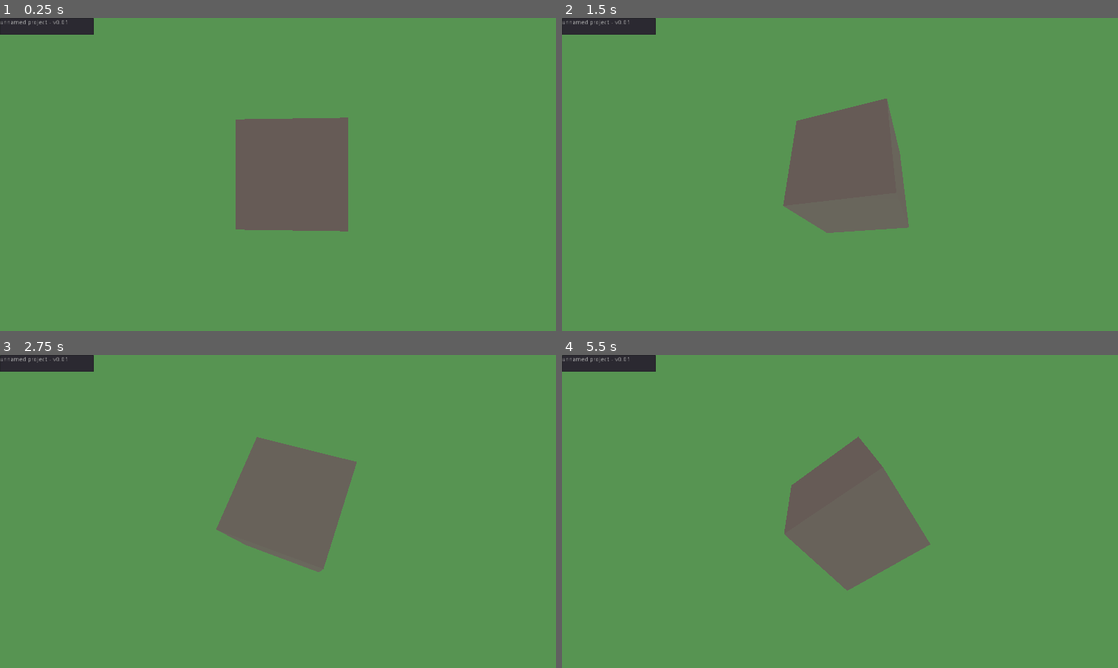
Above: before the commit, frames 1-4 (two rows, left to right).
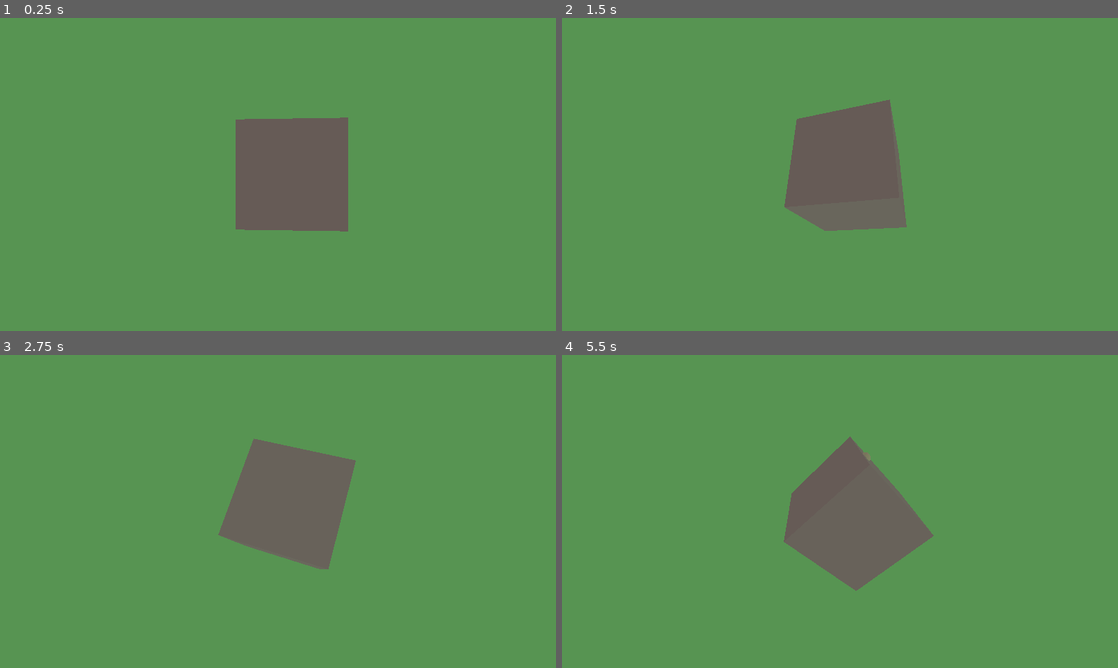
Above: after the commit, the same moments.

Repository: aojg/shizen
Game: Godot game, scene res://Scenes/main.tscn
The game is run twice, just before and just after one commit, with the same random seed, the same clock (stepped at 60 frames per second) and the same inputs. The project has no main scene, so this scene is started directly.
Inputs (mouse positions are in pixels of both pictures, inside the frame that each line leads up to):
- Up to frame 1 (0.25 s): no input
- Up to frame 2 (1.5 s): tap Enter at 0.5 s; move the mouse to (962, 158) at 0.52 s; hold D (move_right) 0.53-1.28 s; click (962, 158) at 0.6 s; move the mouse to (728, 190) at 1.27 s; hold S (move_down) from 1.28 s (still down); click (728, 190) at 1.35 s
- Up to frame 3 (2.75 s): move the mouse to (333, 442) at 2.02 s; release S (move_down) at 2.03 s; hold D (move_right) from 2.03 s (still down); click (333, 442) at 2.1 s
- Up to frame 4 (5.5 s): move the mouse to (812, 574) at 2.77 s; release D (move_right) at 2.78 s; hold W (move_up) 2.78-3.53 s; click (812, 574) at 2.85 s; move the mouse to (1006, 558) at 3.52 s; hold A (move_left) 3.53-5.03 s; click (1006, 558) at 3.6 s; move the mouse to (673, 464) at 4.27 s; click (673, 464) at 4.35 s; move the mouse to (867, 511) at 5.02 s; hold S (move_down) from 5.03 s (still down); click (867, 511) at 5.1 s

The runs differ from the first frame. In frame 1, 0.9% of the frame differs, in the area x 0-17%, y 0-6%; in frame 2, 1.2%; in frame 3, 1.3%; in frame 4, 1.6%, in the area x 0-67%, y 0-76%.
Error after the commit: Invalid set index 'growth_direction' (on base: 'Spatial (CropController.gd)') with value of type 'Nil'. (res://Code/CameraController.gd:21)

Commit message:
Added functionality to spawn 'crops' amongst other unimportant changes.

Diff:
--- a/Code/CameraController.gd
+++ b/Code/CameraController.gd
@@ -1,13 +1,27 @@
 extends Camera
 
 const MOVE_SPEED: float = 2.5
+var crop: Resource = load("res://Scenes/Crop.tscn")
 
 # Called when the node enters the scene tree for the first time.
 func _ready():
 	pass # Replace with function body.
 
+func get_object_under_mouse():
+	var mouse_pos = get_viewport().get_mouse_position()
+	var ray_from = project_ray_origin(mouse_pos)
+	var ray_to = ray_from + project_ray_normal(mouse_pos) * 100.0
+	var space_state = get_world().direct_space_state
+	var selection = space_state.intersect_ray(ray_from, ray_to)
+	return selection
 
 func _physics_process(delta: float) -> void:
+	if Input.is_action_just_pressed("left_click"):
+		var foo: Spatial = crop.instance()
+		foo.growth_direction = get_object_under_mouse().get("normal")
+		foo.translate(get_object_under_mouse().get("position"))
+		get_parent().get_parent().add_child(foo)
+
 	if Input.is_action_pressed("move_right"):
 		get_parent().rotate_object_local(Vector3.UP, MOVE_SPEED * delta)
 	if Input.is_action_pressed("move_left"):
--- /dev/null
+++ b/Code/PlanetController.gd
@@ -0,0 +1,9 @@
+extends StaticBody
+
+# Declare member variables here. Examples:
+# var a: int = 2
+# var b: String = "text"
+
+# Called when the node enters the scene tree for the first time.
+func _ready() -> void:
+	pass # Replace with function body.
--- /dev/null
+++ b/Scenes/Crop.tscn
@@ -0,0 +1,18 @@
+[gd_scene load_steps=4 format=2]
+
+[ext_resource path="res://Scenes/CropController.gd" type="Script" id=1]
+
+[sub_resource type="SpatialMaterial" id=2]
+
+[sub_resource type="SphereMesh" id=1]
+material = SubResource( 2 )
+
+[node name="Crop" type="Spatial"]
+script = ExtResource( 1 )
+
+[node name="RigidBody" type="RigidBody" parent="."]
+
+[node name="MeshInstance" type="MeshInstance" parent="."]
+transform = Transform( 0.1, 0, 0, 0, 0.1, 0, 0, 0, 0.1, 0, 0, 0 )
+mesh = SubResource( 1 )
+material/0 = null
--- /dev/null
+++ b/Scenes/CropController.gd
@@ -0,0 +1,12 @@
+extends Spatial
+
+var growth_direction: Vector3
+
+# Called when the node enters the scene tree for the first time.
+func _ready() -> void:
+	var mat: SpatialMaterial = SpatialMaterial.new()
+	mat.albedo_color = Color(randf(), randf(), randf())
+	$MeshInstance.set_surface_material(0, mat)
+
+func _physics_process(delta: float) -> void:
+	scale += delta * -growth_direction * 5.0
--- a/Scenes/main.tscn
+++ b/Scenes/main.tscn
@@ -1,6 +1,7 @@
-[gd_scene load_steps=5 format=2]
+[gd_scene load_steps=7 format=2]
 
-[ext_resource path="res://Code/CameraController.gd" type="Script" id=1]
+[ext_resource path="res://Code/PlanetController.gd" type="Script" id=1]
+[ext_resource path="res://Code/CameraController.gd" type="Script" id=2]
 
 [sub_resource type="SpatialMaterial" id=1]
 albedo_color = Color( 0.545098, 0.462745, 0.462745, 0.368627 )
@@ -8,6 +9,8 @@
 
 [sub_resource type="CubeMesh" id=2]
 material = SubResource( 1 )
+
+[sub_resource type="BoxShape" id=4]
 
 [sub_resource type="Environment" id=3]
 background_mode = 1
@@ -20,18 +23,19 @@
 transform = Transform( 0.853553, -0.146447, 0.5, 0.5, 0.5, -0.707107, -0.146447, 0.853553, 0.5, 0, 0, 0 )
 light_color = Color( 0.282353, 0.615686, 0.427451, 1 )
 
-[node name="MeshInstance" type="MeshInstance" parent="."]
+[node name="StaticBody" type="StaticBody" parent="."]
+script = ExtResource( 1 )
+
+[node name="MeshInstance" type="MeshInstance" parent="StaticBody"]
 mesh = SubResource( 2 )
 material/0 = null
+
+[node name="CollisionShape" type="CollisionShape" parent="StaticBody"]
+shape = SubResource( 4 )
 
 [node name="CameraContainer" type="Spatial" parent="."]
 
 [node name="Camera" type="Camera" parent="CameraContainer"]
 transform = Transform( -0.998308, 0, -0.0581441, 0, 1, 0, 0.0581441, 0, -0.998308, 0, 0, -5 )
 environment = SubResource( 3 )
-script = ExtResource( 1 )
-
-[node name="TextEdit" type="TextEdit" parent="."]
-margin_right = 216.0
-margin_bottom = 39.0
-text = "unnamed project - v0.01"
+script = ExtResource( 2 )
--- a/project.godot
+++ b/project.godot
@@ -45,6 +45,11 @@
 "events": [ Object(InputEventKey,"resource_local_to_scene":false,"resource_name":"","device":0,"alt":false,"shift":false,"control":false,"meta":false,"command":false,"pressed":false,"scancode":83,"unicode":0,"echo":false,"script":null)
  ]
 }
+left_click={
+"deadzone": 0.5,
+"events": [ Object(InputEventMouseButton,"resource_local_to_scene":false,"resource_name":"","device":0,"alt":false,"shift":false,"control":false,"meta":false,"command":false,"button_mask":0,"position":Vector2( 0, 0 ),"global_position":Vector2( 0, 0 ),"factor":1.0,"button_index":1,"pressed":false,"doubleclick":false,"script":null)
+ ]
+}
 
 [rendering]
 
